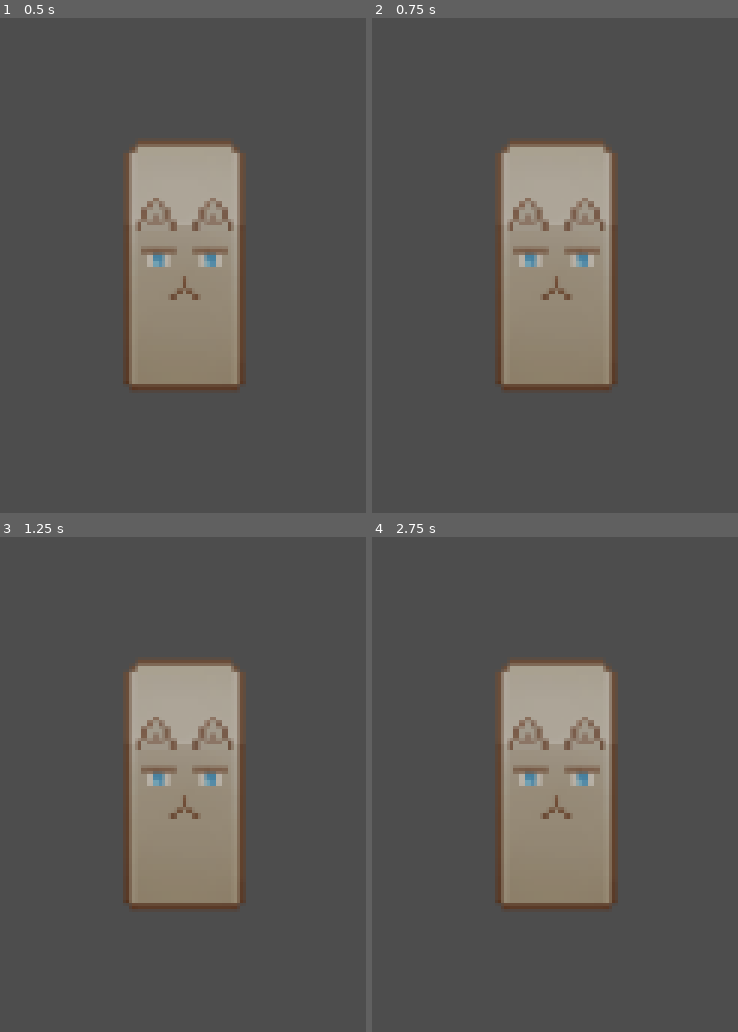
Above: before the commit, frames 1-4 (two rows, left to right).
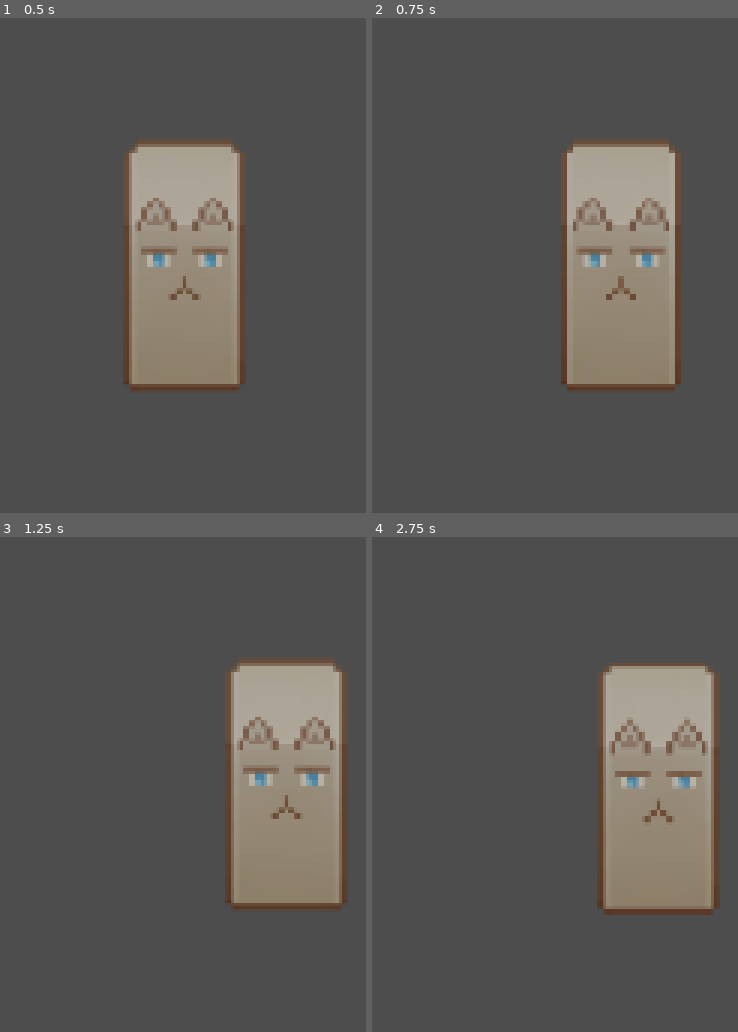
Above: after the commit, the same moments.

Repository: ficeloo/TinyMagic
Game: Godot game, scene res://scenes/Player.tscn
Same seed, same stepped clock (60 frames per second), same inputs: the game is played once before the commit and once after it. Before the commit the project has no main scene; this scene is started directly in both runs.
Inputs:
- Up to frame 1 (0.5 s): no input
- Up to frame 2 (0.75 s): tap Enter at 0.5 s; hold D (move_right, bound only after the commit) from 0.53 s (still down)
- Up to frame 3 (1.25 s): keep holding D (move_right, bound only after the commit)
- Up to frame 4 (2.75 s): tap Space at 1.25 s; release D (move_right, bound only after the commit) at 1.28 s; hold S (move_down, bound only after the commit) 1.28-2.03 s; hold D (move_right, bound only after the commit) from 2.03 s (still down)

Frame 1 is identical in both runs. In frame 2, 20% of the frame differs, in the area x 33-85%, y 24-76%; in frame 3, 29%; in frame 4, 30%, in the area x 33-96%, y 24-77%.
Error before the commit: Parse Error: Identifier "InputManager" not declared in the current scope. (res://scripts/player.gd:6)

Commit message:
godot update

Diff:
--- a/project.godot
+++ b/project.godot
@@ -11,5 +11,48 @@
 [application]
 
 config/name="TinyMagic"
+run/main_scene="uid://b7bwl6b4eryfm"
 config/features=PackedStringArray("4.4", "Forward Plus")
 config/icon="res://icon.svg"
+
+[autoload]
+
+InputManager="*res://scripts/system/InputManager.gd"
+
+[input]
+
+move_right={
+"deadzone": 0.2,
+"events": [Object(InputEventKey,"resource_local_to_scene":false,"resource_name":"","device":-1,"window_id":0,"alt_pressed":false,"shift_pressed":false,"ctrl_pressed":false,"meta_pressed":false,"pressed":false,"keycode":0,"physical_keycode":68,"key_label":0,"unicode":100,"location":0,"echo":false,"script":null)
+]
+}
+move_left={
+"deadzone": 0.2,
+"events": [Object(InputEventKey,"resource_local_to_scene":false,"resource_name":"","device":-1,"window_id":0,"alt_pressed":false,"shift_pressed":false,"ctrl_pressed":false,"meta_pressed":false,"pressed":false,"keycode":0,"physical_keycode":65,"key_label":0,"unicode":113,"location":0,"echo":false,"script":null)
+]
+}
+move_up={
+"deadzone": 0.2,
+"events": [Object(InputEventKey,"resource_local_to_scene":false,"resource_name":"","device":-1,"window_id":0,"alt_pressed":false,"shift_pressed":false,"ctrl_pressed":false,"meta_pressed":false,"pressed":false,"keycode":0,"physical_keycode":87,"key_label":0,"unicode":122,"location":0,"echo":false,"script":null)
+]
+}
+move_down={
+"deadzone": 0.2,
+"events": [Object(InputEventKey,"resource_local_to_scene":false,"resource_name":"","device":-1,"window_id":0,"alt_pressed":false,"shift_pressed":false,"ctrl_pressed":false,"meta_pressed":false,"pressed":false,"keycode":0,"physical_keycode":83,"key_label":0,"unicode":115,"location":0,"echo":false,"script":null)
+]
+}
+spell_grow={
+"deadzone": 0.2,
+"events": [Object(InputEventKey,"resource_local_to_scene":false,"resource_name":"","device":-1,"window_id":0,"alt_pressed":false,"shift_pressed":false,"ctrl_pressed":false,"meta_pressed":false,"pressed":false,"keycode":0,"physical_keycode":81,"key_label":0,"unicode":97,"location":0,"echo":false,"script":null)
+]
+}
+spell_shrink={
+"deadzone": 0.2,
+"events": [Object(InputEventKey,"resource_local_to_scene":false,"resource_name":"","device":-1,"window_id":0,"alt_pressed":false,"shift_pressed":false,"ctrl_pressed":false,"meta_pressed":false,"pressed":false,"keycode":0,"physical_keycode":69,"key_label":0,"unicode":101,"location":0,"echo":false,"script":null)
+]
+}
+interact={
+"deadzone": 0.2,
+"events": [Object(InputEventKey,"resource_local_to_scene":false,"resource_name":"","device":-1,"window_id":0,"alt_pressed":false,"shift_pressed":false,"ctrl_pressed":false,"meta_pressed":false,"pressed":false,"keycode":0,"physical_keycode":70,"key_label":0,"unicode":102,"location":0,"echo":false,"script":null)
+]
+}
